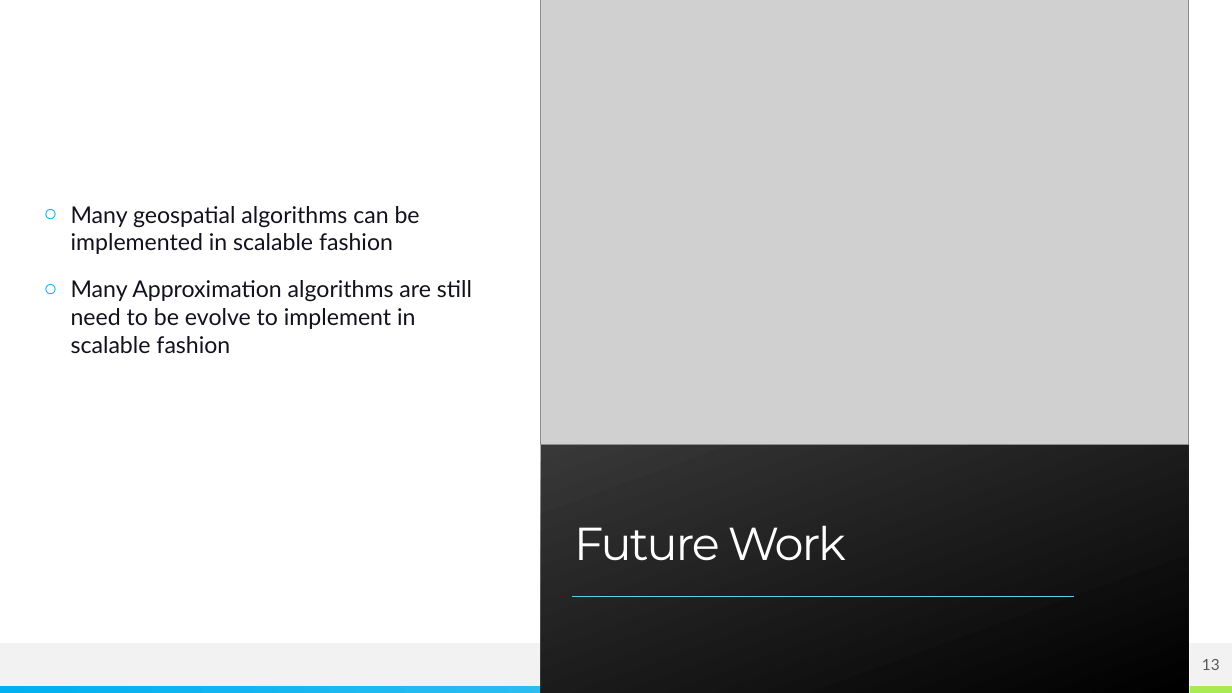
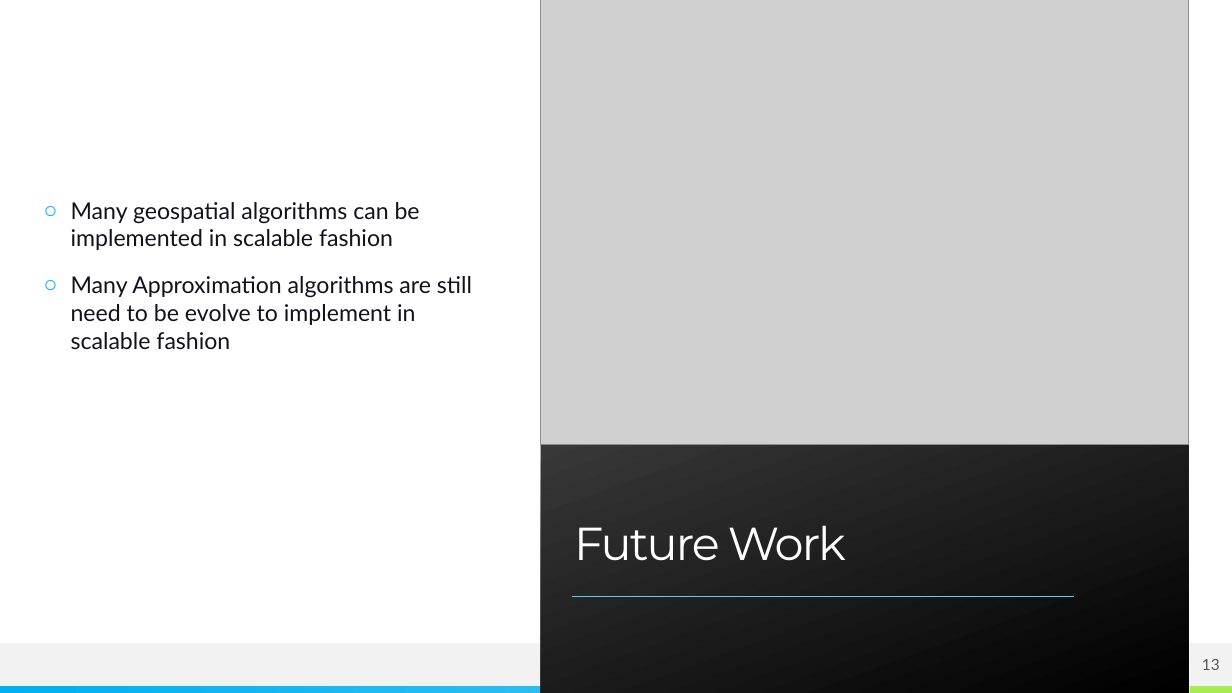
Before and after one commit to umeshg17/DS256_Project, a slide deck: slide 13 of project_ssds.pptx. Drawn at 1232x693 pixels with LibreOffice and Linux fonts; fonts in the diff are those of the drawing; grey boxes stand for pictures. Boxes give left, top, right and bottom in pixels: in the first picture for what was removed or moved away, otherwise in the second. Text is boxed around its words. In the diff, an @@ line names an element or a change of style, - is before the commit and + after.

```diff
--- a/project_ssds.pptx
+++ b/project_ssds.pptx
@@ text "Many geospatial algorithms can be ...": place and size @@
-text "Many geospatial algorithms can be ..." at <box>71,206,472,353</box>
+text "Many geospatial algorithms can be ..." at <box>71,202,472,349</box>
```
Also in this commit, not shown: 4 other slides changed, 1 other file.
